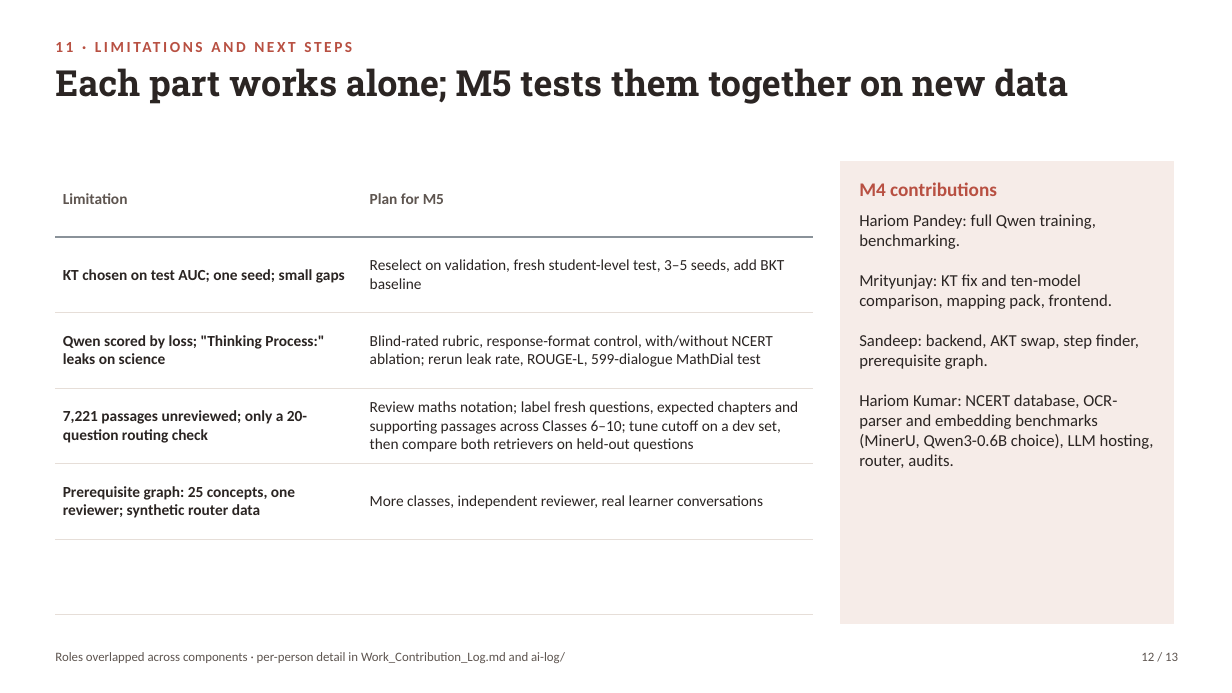
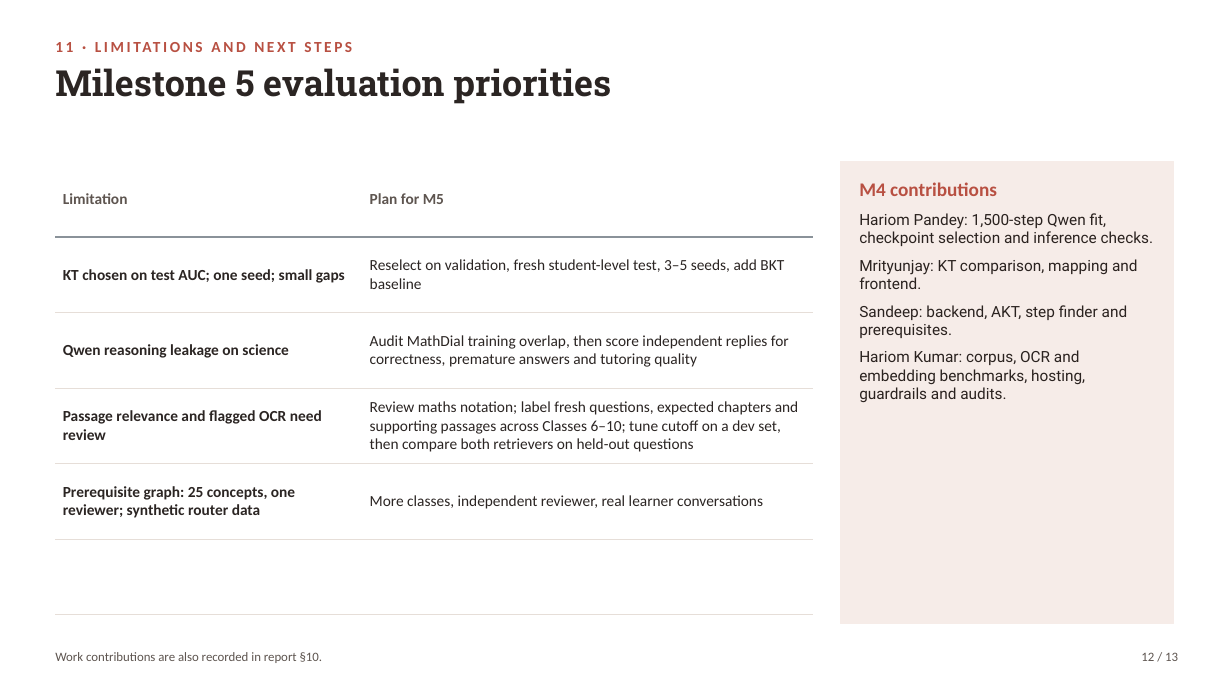
Before and after one commit to Hariomkr147/Group-2-DS-and-AI-Lab-Project, a slide deck: slide 12 of docs/milestone 4/M4_Presentation.pptx. Drawn at 1232x693 pixels with LibreOffice and Linux fonts; fonts in the diff are those of the drawing. Boxes give left, top, right and bottom in pixels: in the first picture for what was removed or moved away, otherwise in the second. Text is boxed around its words. In the diff, an @@ line names an element or a change of style, - is before the commit and + after.

Commit message:
review doc and updating signature

```diff
--- a/docs/milestone 4/M4_Presentation.pptx
+++ b/docs/milestone 4/M4_Presentation.pptx
@@ text at <box>55,68,611,104</box>: text changed @@
-Each part works alone; M5 tests them together on new data
+Milestone 5 evaluation priorities
@@ table at <box>55,162,813,615</box> @@
@@ row 3, column 1: "Qwen scored by loss; "Thinking Process:" leaks on science" to "Qwen reasoning leakage on science" @@
-row 3, column 2: Blind-rated rubric, response-format control, with/without NCERT ablation; rerun leak rate, ROUGE-L, 599-dialogue MathDial test
+row 3, column 2: Audit MathDial training overlap, then score independent replies for correctness, premature answers and tutoring quality
-row 4, column 1: 7,221 passages unreviewed; only a 20-question routing check
+row 4, column 1: Passage relevance and flagged OCR need review
@@ text at <box>859,213,1153,402</box>: text changed; size 13 to 12 pt; font Calibri to Roboto; text colour #2B2523 to #2A221F @@
-Hariom Pandey: full Qwen training, benchmarking.
-Mrityunjay: KT fix and ten-model comparison, mapping pack, frontend.
-Sandeep: backend, AKT swap, step finder, prerequisite graph.
-Hariom Kumar: NCERT database, OCR-parser and embedding benchmarks (MinerU, Qwen3-0.6B choice), LLM hosting, router, audits.
+Hariom Pandey: 1,500-step Qwen fit, checkpoint selection and inference checks.
+Mrityunjay: KT comparison, mapping and frontend.
+Sandeep: backend, AKT, step finder and prerequisites.
+Hariom Kumar: corpus, OCR and embedding benchmarks, hosting, guardrails and audits.
@@ text at <box>55,652,323,663</box>: text changed @@
-Roles overlapped across components · per-person detail in Work_Contribution_Log.md and ai-log/
+Work contributions are also recorded in report §10.
```
Also in this commit, not shown: 12 other slides changed, 6 other files.
